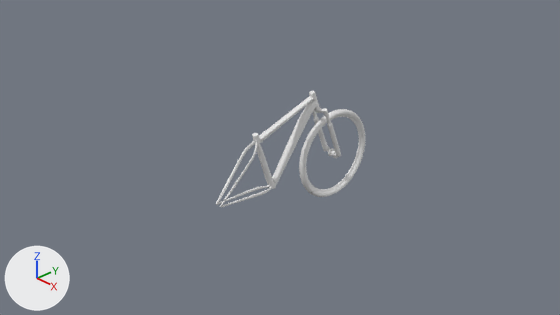
Two versions of the Blender file Bicycle - Frog Panther/bicycle.blend, one commit apart.
Both versions are drawn from the file's camera 'Camera'. Lighting does not change. The marker at lower left points along +X, +Y and +Z.

Names of what the first picture shows: 'Circle', 'Frame'.
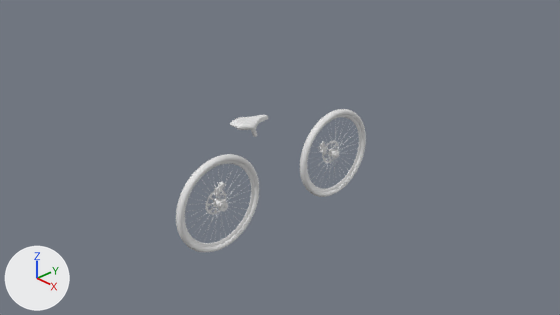
Commit message: saddle completed

Edits to the bpy script that builds the scene:
```text
Change me_cube_001:
    remove me_cube_001.from_pydata(...)  # 276 vertices, 259 faces; spans x 0.0..0.18, y -1.16..1.22, z -0.51..0.78
    add me_cube_001.from_pydata(...)  # 289 vertices, 271 faces; spans x 0.0..0.18, y -1.15..1.22, z -0.51..0.78
    me_cube_001 part 1
    5 faces are deleted
    13 vertices in x 0.03..0.07, y -1.16..-1.04, z -0.43..-0.33 move by (0.05, 0.01, 0.01)
    4 vertices in x 0.0, y -0.49..-0.38, z 0.34..0.43 move by (0.0, -0.01, 0.0)
    13 vertices are added at x 0.0..0.11, y -0.59..-0.55, z 0.17..0.22
    17 new faces join them
    me_cube_001 part 2: 254 kept faces spanning x 0.0..0.18, y -1.15..1.22, z -0.51..0.78 are now shaded smooth
Change me_circle:
    used by ob_circle; location = (-0.004, 1.171, -0.395); rotation_euler = (0.0, 1.571, 0.0), in degrees (0, 90, 0)
    remove me_circle.from_pydata(...)  # 896 vertices, 866 faces; spans x -0.739..0.739, y -0.75..0.728, z -0.099..0.116
    add me_circle.from_pydata(...)  # 1348 vertices, 1118 faces; spans x -0.739..0.739, y -0.738..0.74, z -0.099..0.116
    me_circle part 3: 268 vertices moved from x -0.739..0.739, y -0.75..0.728, z -0.074..0.074 to x -0.739..0.739, y -0.738..0.74, z -0.074..0.074; 36 vertices removed from x -0.586..0.586, y -0.598..0.575, z 0.0; 488 vertices added at x -0.638..0.638, y -0.637..0.639, z -0.068..0.047
    me_circle part 4: 690 kept faces spanning x -0.739..0.739, y -0.738..0.74, z -0.099..0.116 are now shaded smooth
Change ob_frame:
    add ob_frame.hide_set(True)
Add ob_wheel_r:
    ob_wheel_r = bpy.data.objects.new('wheel.R', me_circle_001)  # 1348 vertices, 1118 faces; spans x -0.739..0.739, y -0.738..0.74, z -0.099..0.116; modifiers SUBSURF
    ob_wheel_r.location = (-0.004, -1.138, -0.395)
    ob_wheel_r.rotation_euler = (0.0, 1.571, 0.0)  # degrees (0, 90, 0)
Add ob_disk_brake_presser_r:
    ob_disk_brake_presser_r = bpy.data.objects.new('disk_brake_presser.R', me_plane_002)  # 513 vertices, 475 faces; spans x -0.0355..0.0236, y -0.0556..0.062, z -0.0638..0.0673; modifiers SUBSURF
    ob_disk_brake_presser_r.location = (-0.073, -1.077, -0.212)
    ob_disk_brake_presser_r.rotation_euler = (-0.751, 0.0, 0.0)  # degrees (-43, 0, 0)
    ob_disk_brake_presser_r.scale = (1.59, 1.59, 1.59)
Add ob_disk_brake_presser:
    ob_disk_brake_presser = bpy.data.objects.new('disk_brake_presser', me_plane_001)  # 477 vertices, 451 faces; spans x -0.0355..0.0236, y -0.0556..0.0354, z -0.0638..0.0673; modifiers SUBSURF
    ob_disk_brake_presser.location = (-0.073, 0.998, -0.283)
    ob_disk_brake_presser.rotation_euler = (0.366, 0.0, 0.0)  # degrees (21, 0, 0)
    ob_disk_brake_presser.scale = (1.59, 1.59, 1.59)
Add ob_saddle:
    ob_saddle = bpy.data.objects.new('saddle', me_cube)  # 184 vertices, 166 faces; spans x 0.0..0.223, y -0.302..0.298, z -0.029..0.375; modifiers MIRROR, SUBSURF
    ob_saddle.location = (0.0, -0.462, 0.447)
    ob_saddle.rotation_euler = (0.355, 0.0, 0.0)  # degrees (20, 0, 0)
```

Changed parts and their boxes (x1, y1, x2, y2) in the pictures (560 x 315 px):
'Frame', hidden: before (216, 91, 341, 208)
'wheel.R', added: after (176, 154, 259, 252)
'Circle', reshaped: before (299, 109, 365, 197); after (300, 109, 366, 197)
'saddle', added: after (230, 115, 268, 137)
'disk_brake_presser.R', added: after (214, 182, 226, 197)
'disk_brake_presser', added: after (318, 141, 327, 155)
part 1 of me_cube_001, built on: before (216, 133, 267, 208)
part 2 of me_cube_001, shading changed: before (244, 91, 341, 195)
part 3 of me_circle, built on: before (299, 109, 364, 192); after (300, 109, 364, 192)
part 4 of me_circle, shading changed: (328, 148, 337, 158) in both
